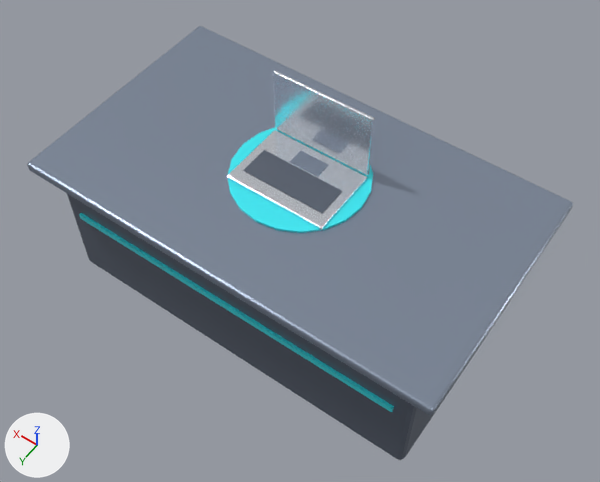
What one commit did to the glTF model assets/models/prop_macbook_trap_desk.glb.
Camera for both pictures: a 50 mm lens placed at (-1.71, 2.35, 4.11), pointed at (-0.11, 0.11, 0.59). Every picture has the same lights, and +X, +Y and +Z are marked at lower left. The picture after the commit comes second. Vertices at exactly the same position are counted once.

In view in the first picture: 'PedestalBase'.
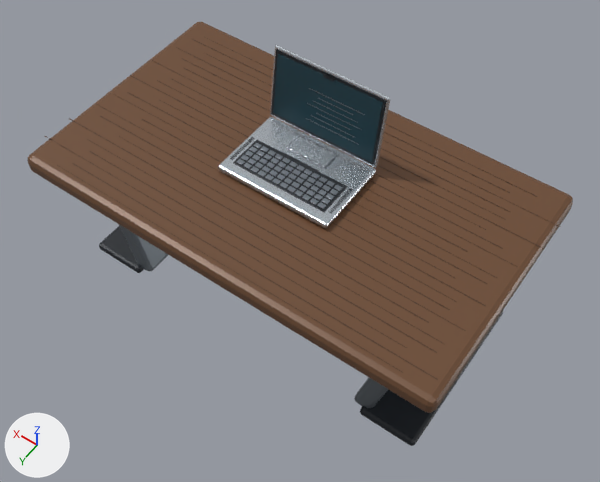
Location of each change, [x1, y1, x2, y2] in pixels of the pictures (600 x 482 px; the box of a moved part takes in the faces that stretch with it):
'PedestalBase', reshaped, moved, recoloured: before [27, 26, 573, 460]; after [27, 22, 573, 446]
part 1 of me_cube, moved or reshaped: before [27, 26, 573, 416]; after [27, 22, 573, 413]
part 2 of me_cube, moved or reshaped (not visible afterwards): before [227, 130, 367, 230]
part 3 of me_cube, deleted: before [273, 70, 375, 175]
part 4 of me_cube, deleted: before [243, 150, 342, 213]
part 5 of me_cube, deleted: before [290, 151, 329, 177]
part 6 of me_cube, reshaped: before [67, 127, 510, 460]; after [45, 37, 560, 446]

What changed in the scene script:
```text
Change me_cube:
    remove me_cube.from_pydata(...)  # 296 vertices, 556 faces; spans x -1.24..1.24, y -0.72..0.72, z -0.42..0.9
    remove me_cube.materials.append(mat_pedestaldark)  # greyish blue #697384
    remove me_cube.materials.append(mat_neoncyan)  # cyan #3ff1fd
    remove me_cube.materials.append(mat_desktop)  # greyish blue #8b97aa
    remove me_cube.materials.append(mat_macalu)  # white #e5eaf1
    remove me_cube.materials.append(mat_mackeys)  # greyish blue #59616f
    add me_cube.from_pydata(...)  # 4122 vertices, 7642 faces; spans x -1.26..1.26, y -0.72..0.72, z -0.87..0.54
    me_cube part 1: the loose piece of 56 vertices spanning x -1.24..1.24, y -0.72..0.72, z 0.41..0.47 is scaled about its middle by (0.991, 0.984, 1.9), then moved by (0.0, 0.0, -0.44), in mat_smoked_walnut (brown #6f4d35)
    me_cube part 2: the loose piece of 56 vertices spanning x -0.3..0.3, y -0.23..0.19, z 0.47..0.5 is scaled about its middle by (3.67, 2.85, 1.61), then moved by (0.0, 0.02, -0.57), in mat_matte_titanium (grey #818990)
    me_cube part 3: the loose piece of 56 vertices spanning x -0.3..0.3, y -0.25..-0.23, z 0.5..0.9 is deleted
    me_cube part 4: the loose piece of 8 vertices spanning x -0.25..0.25, y -0.07..0.11, z 0.5 is deleted
    me_cube part 5: the loose piece of 8 vertices spanning x -0.09..0.09, y -0.18..-0.08, z 0.49..0.5 is deleted
    me_cube part 6: 112 vertices removed from x -1.12..1.12, y -0.64..0.64, z -0.42..0.48; 4010 vertices added at x -1.26..1.26, y -0.6..0.66, z -0.87..0.54
    add me_cube.materials.append(mat_smoked_walnut)  # brown #6f4d35
    add me_cube.materials.append(mat_matte_titanium)  # grey #818990
    add me_cube.materials.append(mat_macbook_keyboard)  # black #1d2229
    add me_cube.materials.append(mat_walnut_grain)  # brown #523623
    add me_cube.materials.append(mat_macbook_aluminum)  # light grey #cbd3da
    add me_cube.materials.append(mat_macbook_display)  # dark cyan #244855
    add me_cube.materials.append(mat_logo_glow)  # white #e5f0f6, glowing greyish blue #8293a2
Change ob_pedestalbase:
    ob_pedestalbase.location: (0.0, 0.0, 0.42) -> (0.0, 0.0, 0.88)
```
